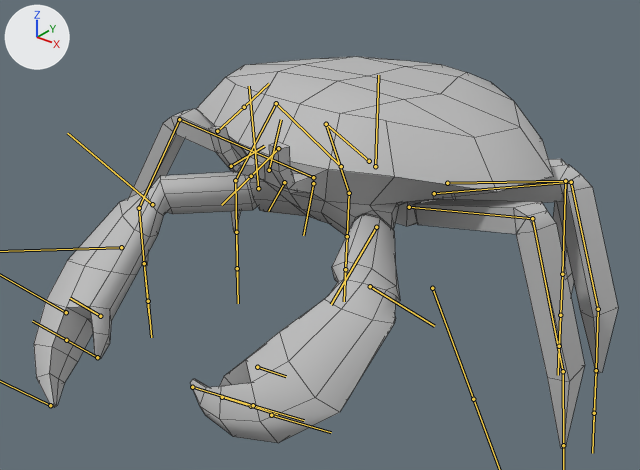
One commit to the FBX model Assets/FBX/Enemy Models/Crab.fbx: the scene before it, then after it.
The view is the same before and after, from a 50 mm camera at (3.23, -4.65, 3.39) aimed at (0.02, -0.64, 0.9). The axes (+X, +Y, +Z) are drawn at upper left. The lights are the same throughout. Both versions are drawn at frame 31 of the action 'Crab|Crab_Claws_Idle'; the numbers are the values there. The bones that bend it are drawn over the model as lines. Mesh edges are drawn as thin lines.

Objects in the first picture: 'crab2:RoadKillOut'.
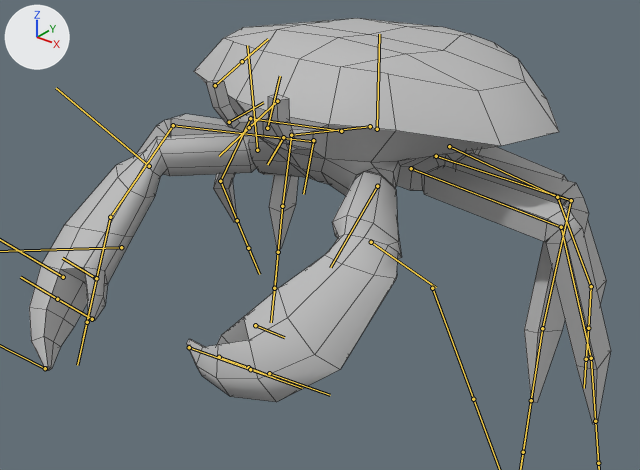
Commit message: Fixed the crab animations

Where the change shows, as pixel boxes (x1, y1, x2, y2) in the pictures (640 x 470 px):
```json
{"object": "crab2:RoadKillOut", "change": "posed", "before": [34, 57, 618, 448], "after": [29, 18, 611, 424]}
{"bone": "crab_body_center", "before": "(375, 166) to (378, 75)", "after": "(377, 129) to (379, 34)"}
{"bone": "L_crab_leg3_1", "before": "(369, 161) to (326, 124)", "after": "(370, 126) to (291, 135)"}
{"bone": "L_crab_leg3_2", "before": "(326, 124) to (349, 193)", "after": "(291, 135) to (282, 206)"}
{"bone": "L_crab_leg3_3", "before": "(349, 193) to (347, 236)", "after": "(282, 206) to (278, 252)"}
{"bone": "L_crab_leg2_1", "before": "(341, 166) to (276, 103)", "after": "(341, 131) to (250, 118)"}
{"bone": "L_crab_leg2_2", "before": "(276, 103) to (235, 180)", "after": "(250, 118) to (220, 181)"}
{"bone": "L_crab_leg2_3", "before": "(235, 180) to (236, 232)", "after": "(220, 181) to (237, 220)"}
{"bone": "L_crab_leg1_1", "before": "(313, 177) to (179, 119)", "after": "(313, 141) to (173, 125)"}
{"bone": "L_crab_leg1_2", "before": "(179, 119) to (139, 208)", "after": "(173, 125) to (110, 217)"}
{"bone": "L_crab_leg1_3", "before": "(139, 208) to (144, 263)", "after": "(110, 217) to (96, 278)"}
{"bone": "L_crab_claw2", "before": "(152, 204) to (67, 133)", "after": "(149, 166) to (56, 88)"}
{"bone": "R_crab_leg1_1", "before": "(409, 207) to (532, 218)", "after": "(411, 168) to (561, 227)"}
{"bone": "R_crab_leg1_2", "before": "(532, 218) to (563, 371)", "after": "(561, 227) to (591, 358)"}
{"bone": "R_crab_leg1_3", "before": "(563, 371) to (563, 445)", "after": "(591, 358) to (595, 421)"}
{"bone": "R_crab_leg2_1", "before": "(434, 193) to (571, 182)", "after": "(436, 156) to (571, 200)"}
{"bone": "R_crab_leg2_2", "before": "(571, 182) to (598, 309)", "after": "(571, 200) to (542, 328)"}
{"bone": "R_crab_leg2_3", "before": "(598, 309) to (596, 370)", "after": "(542, 328) to (531, 400)"}
{"bone": "R_crab_leg3_1", "before": "(447, 183) to (565, 181)", "after": "(449, 146) to (557, 197)"}
{"bone": "R_crab_leg3_2", "before": "(565, 181) to (562, 274)", "after": "(557, 197) to (591, 286)"}
{"bone": "R_crab_leg3_3", "before": "(562, 274) to (560, 315)", "after": "(591, 286) to (588, 328)"}
```

Scene script edits in JSON lines:
```json
{"block": "bone_crab_body_center", "where": "bone_crab_body_center = bpy.data.objects['Crab'].pose.bones['crab_body_center']"}
{"op": "set", "path": "bone_crab_body_center.location", "old": "(0.02, 0.04, 0.0)", "new": "(0.02, 0.81, 0.0)"}
{"block": "bone_l_crab_leg3_1", "where": "bone_l_crab_leg3_1 = bpy.data.objects['Crab'].pose.bones['L_crab_leg3_1']  # child of 'crab_body_center'"}
{"op": "set", "path": "bone_l_crab_leg3_1.rotation_quaternion", "old": "(0.993, -0.022, -0.109, -0.039)", "new": "(0.946, -0.226, -0.164, 0.168)", "note": "degrees (-2, -13, -4) -> degrees (-30, -14, 24)"}
{"block": "bone_l_crab_leg3_2", "where": "bone_l_crab_leg3_2 = bpy.data.objects['Crab'].pose.bones['L_crab_leg3_2']  # child of 'L_crab_leg3_1'"}
{"op": "set", "path": "bone_l_crab_leg3_2.rotation_quaternion", "old": "(0.657, 0.556, -0.048, 0.507)", "new": "(0.828, 0.406, -0.123, 0.366)", "note": "degrees (61, -39, 52) -> degrees (42, -30, 36)"}
{"block": "bone_l_crab_leg3_3", "where": "bone_l_crab_leg3_3 = bpy.data.objects['Crab'].pose.bones['L_crab_leg3_3']  # child of 'L_crab_leg3_2'"}
{"op": "set", "path": "bone_l_crab_leg3_3.rotation_quaternion", "old": "(0.985, -0.161, -0.053, 0.027)", "new": "(0.955, -0.052, -0.29, -0.039)", "note": "degrees (-19, -5, 4) -> degrees (-5, -34, -3)"}
{"block": "bone_l_crab_leg2_1", "where": "bone_l_crab_leg2_1 = bpy.data.objects['Crab'].pose.bones['L_crab_leg2_1']  # child of 'crab_body_center'"}
{"op": "set", "path": "bone_l_crab_leg2_1.rotation_quaternion", "old": "(0.986, -0.025, 0.1, 0.131)", "new": "(0.987, 0.076, 0.124, -0.067)", "note": "degrees (-1, 12, 15) -> degrees (8, 15, -7)"}
{"block": "bone_l_crab_leg2_2", "where": "bone_l_crab_leg2_2 = bpy.data.objects['Crab'].pose.bones['L_crab_leg2_2']  # child of 'L_crab_leg2_1'"}
{"op": "set", "path": "bone_l_crab_leg2_2.rotation_quaternion", "old": "(0.753, 0.232, 0.061, -0.612)", "new": "(0.9, 0.027, 0.115, -0.42)", "note": "degrees (17, 22, -75) -> degrees (-3, 13, -50)"}
{"block": "bone_l_crab_leg2_3", "where": "bone_l_crab_leg2_3 = bpy.data.objects['Crab'].pose.bones['L_crab_leg2_3']  # child of 'L_crab_leg2_2'"}
{"op": "set", "path": "bone_l_crab_leg2_3.rotation_quaternion", "old": "(0.989, 0.058, 0.08, 0.114)", "new": "(0.97, 0.142, 0.121, 0.153)", "note": "degrees (8, 8, 14) -> degrees (19, 11, 20)"}
{"block": "bone_l_crab_leg1_1", "where": "bone_l_crab_leg1_1 = bpy.data.objects['Crab'].pose.bones['L_crab_leg1_1']  # child of 'crab_body_center'"}
{"op": "set", "path": "bone_l_crab_leg1_1.rotation_quaternion", "old": "(0.978, -0.143, -0.044, -0.145)", "new": "(0.985, -0.154, -0.083, 0.007)", "note": "degrees (-16, -7, -16) -> degrees (-18, -9, 2)"}
{"block": "bone_l_crab_leg1_2", "where": "bone_l_crab_leg1_2 = bpy.data.objects['Crab'].pose.bones['L_crab_leg1_2']  # child of 'L_crab_leg1_1'"}
{"op": "set", "path": "bone_l_crab_leg1_2.rotation_quaternion", "old": "(0.777, 0.046, -0.029, 0.627)", "new": "(0.87, -0.032, -0.085, 0.484)", "note": "degrees (2, -6, 78) -> degrees (-8, -7, 59)"}
{"block": "bone_l_crab_leg1_3", "where": "bone_l_crab_leg1_3 = bpy.data.objects['Crab'].pose.bones['L_crab_leg1_3']  # child of 'L_crab_leg1_2'"}
{"op": "set", "path": "bone_l_crab_leg1_3.rotation_quaternion", "old": "(0.975, 0.063, -0.09, 0.195)", "new": "(0.976, 0.012, -0.135, 0.171)", "note": "degrees (5, -11, 22) -> degrees (-1, -15, 20)"}
{"block": "bone_l_crab_claw2", "where": "bone_l_crab_claw2 = bpy.data.objects['Crab'].pose.bones['L_crab_claw2']  # child of 'L_crab_claw1'"}
{"op": "set", "path": "bone_l_crab_claw2.rotation_quaternion", "old": "(0.868, 0.021, 0.036, -0.494)", "new": "(0.868, -0.006, 0.052, -0.493)", "note": "degrees (0, 5, -59) -> degrees (-4, 5, -59)"}
{"block": "bone_r_crab_leg1_1", "where": "bone_r_crab_leg1_1 = bpy.data.objects['Crab'].pose.bones['R_crab_leg1_1']  # child of 'crab_body_center'"}
{"op": "set", "path": "bone_r_crab_leg1_1.rotation_quaternion", "old": "(0.975, -0.148, 0.065, 0.152)", "new": "(0.999, -0.046, -0.003, -0.011)", "note": "degrees (-16, 10, 16) -> degrees (-5, 0, -1)"}
{"block": "bone_r_crab_leg1_2", "where": "bone_r_crab_leg1_2 = bpy.data.objects['Crab'].pose.bones['R_crab_leg1_2']  # child of 'R_crab_leg1_1'"}
{"op": "set", "path": "bone_r_crab_leg1_2.rotation_quaternion", "old": "(0.746, 0.064, 0.02, -0.662)", "new": "(0.808, 0.073, -0.014, -0.584)", "note": "degrees (4, 7, -83) -> degrees (8, 4, -71)"}
{"block": "bone_r_crab_leg1_3", "where": "bone_r_crab_leg1_3 = bpy.data.objects['Crab'].pose.bones['R_crab_leg1_3']  # child of 'R_crab_leg1_2'"}
{"op": "set", "path": "bone_r_crab_leg1_3.rotation_quaternion", "old": "(0.99, 0.066, 0.081, -0.091)", "new": "(0.999, 0.028, -0.006, -0.032)", "note": "degrees (7, 10, -10) -> degrees (3, -1, -4)"}
{"block": "bone_r_crab_leg2_1", "where": "bone_r_crab_leg2_1 = bpy.data.objects['Crab'].pose.bones['R_crab_leg2_1']  # child of 'crab_body_center'"}
{"op": "set", "path": "bone_r_crab_leg2_1.rotation_quaternion", "old": "(0.985, 0.073, -0.068, -0.142)", "new": "(0.995, 0.08, -0.03, 0.056)", "note": "degrees (9, -6, -17) -> degrees (9, -4, 6)"}
{"block": "bone_r_crab_leg2_2", "where": "bone_r_crab_leg2_2 = bpy.data.objects['Crab'].pose.bones['R_crab_leg2_2']  # child of 'R_crab_leg2_1'"}
{"op": "set", "path": "bone_r_crab_leg2_2.rotation_quaternion", "old": "(0.745, 0.178, -0.055, 0.641)", "new": "(0.76, 0.254, -0.023, 0.599)", "note": "degrees (12, -18, 80) -> degrees (22, -20, 73)"}
{"block": "bone_r_crab_leg2_3", "where": "bone_r_crab_leg2_3 = bpy.data.objects['Crab'].pose.bones['R_crab_leg2_3']  # child of 'R_crab_leg2_2'"}
{"op": "set", "path": "bone_r_crab_leg2_3.rotation_quaternion", "old": "(0.99, 0.125, -0.008, -0.063)", "new": "(0.992, 0.077, 0.057, 0.087)", "note": "degrees (14, 0, -7) -> degrees (9, 6, 11)"}
{"block": "bone_r_crab_leg3_1", "where": "bone_r_crab_leg3_1 = bpy.data.objects['Crab'].pose.bones['R_crab_leg3_1']  # child of 'crab_body_center'"}
{"op": "set", "path": "bone_r_crab_leg3_1.rotation_quaternion", "old": "(0.992, 0.021, -0.118, 0.048)", "new": "(0.979, -0.09, -0.105, -0.15)", "note": "degrees (2, -14, 5) -> degrees (-9, -13, -16)"}
{"block": "bone_r_crab_leg3_2", "where": "bone_r_crab_leg3_2 = bpy.data.objects['Crab'].pose.bones['R_crab_leg3_2']  # child of 'R_crab_leg3_1'"}
{"op": "set", "path": "bone_r_crab_leg3_2.rotation_quaternion", "old": "(0.673, -0.172, -0.064, -0.716)", "new": "(0.906, -0.075, -0.091, -0.406)", "note": "degrees (-9, -19, -92) -> degrees (-4, -13, -48)"}
{"block": "bone_r_crab_leg3_3", "where": "bone_r_crab_leg3_3 = bpy.data.objects['Crab'].pose.bones['R_crab_leg3_3']  # child of 'R_crab_leg3_2'"}
{"op": "set", "path": "bone_r_crab_leg3_3.rotation_quaternion", "old": "(0.982, 0.101, -0.008, 0.162)", "new": "(0.99, 0.14, -0.029, -0.015)", "note": "degrees (11, -3, 19) -> degrees (16, -3, -2)"}
```
